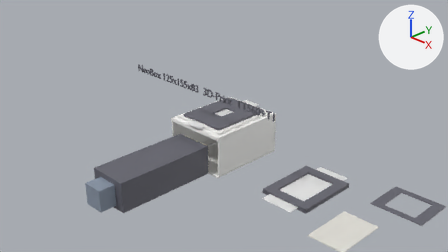
One commit to the Blender file cad/neobox.blend: the scene before it, then after it.
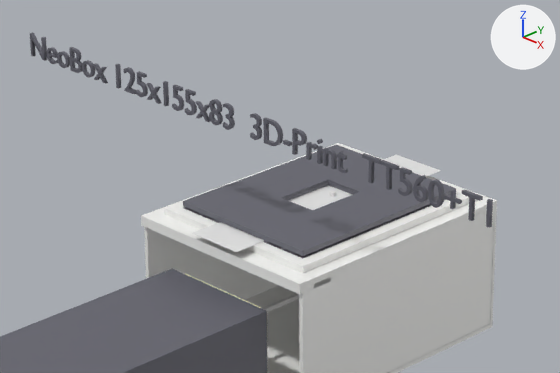
Each version appears first from the file's camera 'Camera', and next in a close-up on the part from 29% to 66% of the width and 22% to 65% of the height. The axes (+X, +Y, +Z) are drawn at upper right. The lights are the same throughout. The last two pictures show the newer version.

The scene before the commit, as lines of its bpy script (objects in view):
```python
me_cube_131 = bpy.data.meshes.new('Cube.131')
me_cube_131.from_pydata(...)  # a box spanning x -38.0..38.0, y -95.0..95.0, z -28.0..28.0
me_cube_131.materials.append(mat_nb_flash)  # grey #65656f
me_主箱_底3mm = bpy.data.meshes.new('主箱_底3mm')
me_主箱_底3mm.from_pydata(...)  # a box spanning x -62.0..62.0, y -77.0..77.0, z 0.0..3.0
me_主箱_底3mm.materials.append(mat_nb_white)  # white #f6f6f3
txt_text_003 = bpy.data.curves.new('Text.003', 'FONT')
txt_text_003.body = 'NeoBox 125x155x83  3D-Print  TT560+T1'
txt_text_003.materials.append(mat_nb_flash)  # grey #65656f
txt_text_003.extrude = 1.0
txt_text_003.align_x = 'CENTER'
txt_text_003.size = 20.0
ob_主箱_底3mm = bpy.data.objects.new('主箱_底3mm', me_主箱_底3mm)
ob_主箱_底3mm.location = (0.0, 0.0, 0.0)
ob_标签_定稿 = bpy.data.objects.new('标签_定稿', txt_text_003)
ob_标签_定稿.location = (0.0, -60.0, 140.0)
ob_标签_定稿.rotation_euler = (1.571, 0.0, 0.0)  # degrees (90, 0, 0)
ob_闪光灯_tt560平躺75x190x55 = bpy.data.objects.new('闪光灯_TT560平躺75x190x55', me_cube_131)
ob_闪光灯_tt560平躺75x190x55.location = (0.0, -172.4, 27.5)
# also in view: '主箱_左壁' at (-61.0, 0.0, 39.0); '135夹_底座_94x120_平底' at (0.0, 0.0, 82.0); '主箱_右壁' at (61.0, 0.0, 39.0); '135夹_上盖_94x120' at (0.0, 0.0, 86.0); '顶盖台一体_窗62x95' at (0.0, 0.0, 78.0)
```
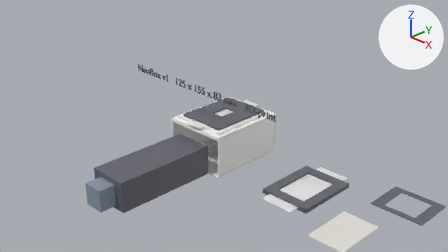
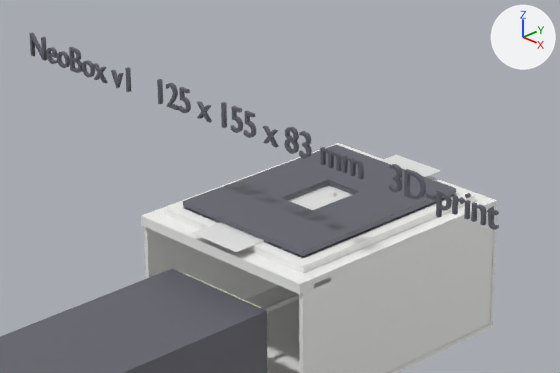
The edits, one by one:
In text 'Text.003' (txt_text_003), body goes from 'NeoBox 125x155x83  3D-Print  TT560+T1' to 'NeoBox v1   125 x 155 x 83 mm   3D-print'.

Pixel boxes (x1, y1, x2, y2) of what changed, in the close-ups (560 x 373 px):
'标签_定稿', text changed: before (30, 32, 493, 228); after (29, 32, 499, 230)
